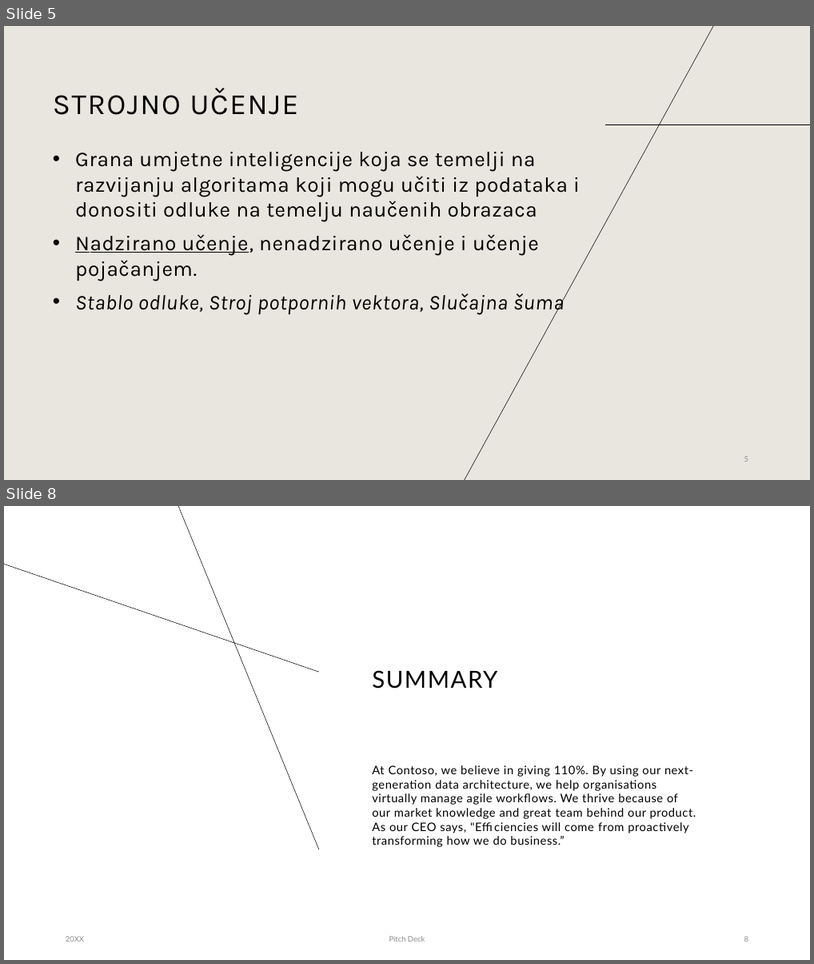
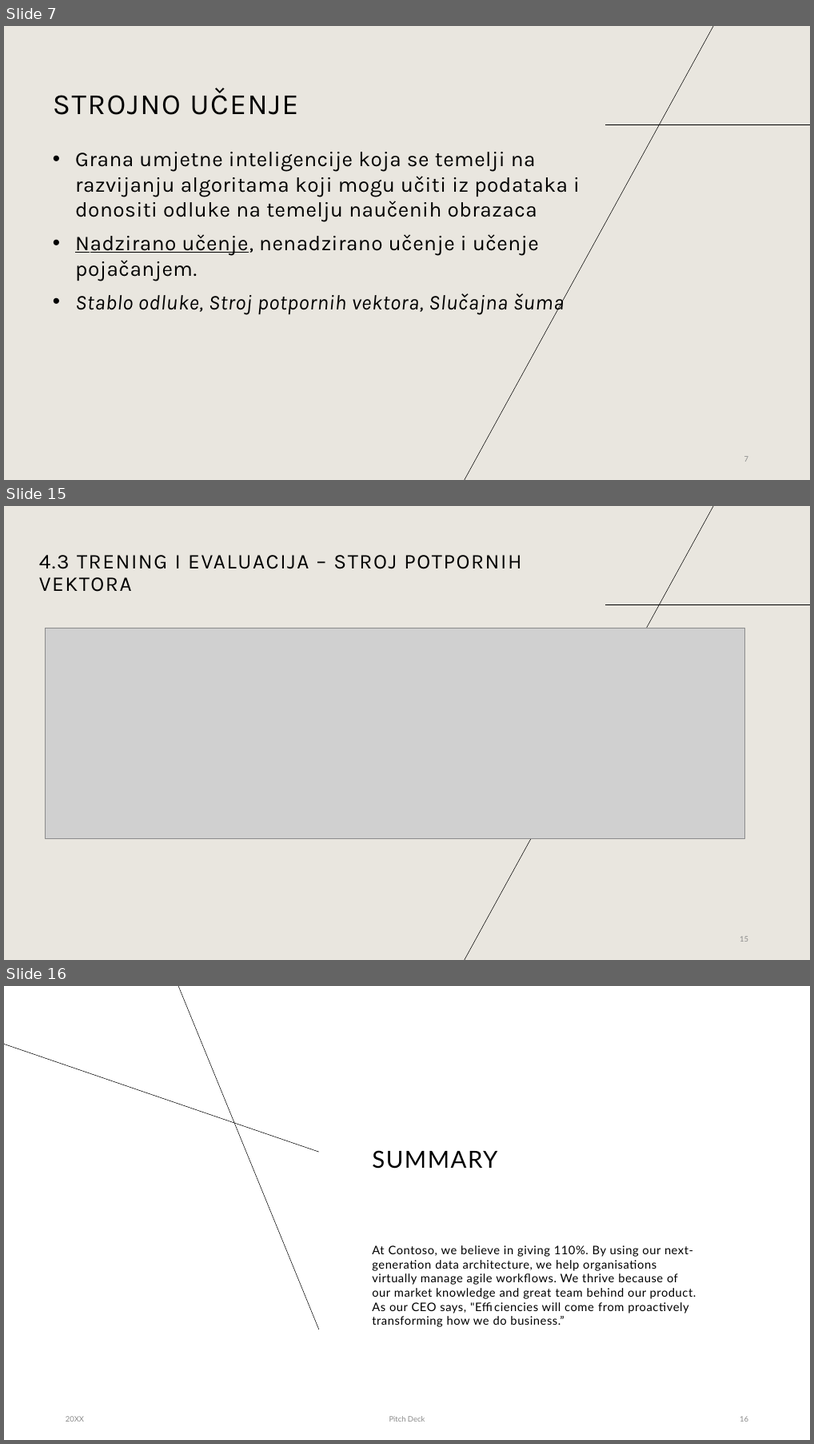
Before and after one commit to bpetra1/ML-Alzheimer-BrainMRI-Classification, a slide deck: prezentacija/ML_Alzheimer.pptx. Shown one above the other, each under a label of ours: slides 5 and 8 before the commit, slides 7, 15 and 16 after it; the slides between them are not shown. The pictures are 814x964 and 814x1444 pixels, drawn with LibreOffice and Linux fonts; fonts in the diff are those of the drawing; grey boxes stand for pictures. Boxes give left, top, right and bottom in pixels: in the first picture for what was removed or moved away, otherwise in the second. Text is boxed around its words. In the diff, an @@ line names an element or a change of style, - is before the commit and + after.

```diff
--- a/prezentacija/ML_Alzheimer.pptx
+++ b/prezentacija/ML_Alzheimer.pptx
@@ slide 15 added at (4, 506, 810, 960), background #E9E6DF; not listed: 2 template elements that a slide beside it also shows @@
@@ title added at (39, 555, 522, 592), 25 pt, text #000000 @@
+4.3 TRENING I EVALUACIJA – STROJ POTPORNIH VEKTORA
@@ picture added at (45, 628, 746, 838) @@
@@ page number added at (740, 936, 749, 941), 9 pt, text #8C8C8C @@
+15
@@ what was slide 5 is now slide 7 @@
@@ page number at (745, 456, 749, 461): text changed @@
-5
+7
@@ what was slide 8 is now slide 16 @@
@@ page number at (740, 1416, 749, 1421): text changed @@
-8
+16
```
Also in this commit, not shown: 1 slide changed, 8 other slides added, 1 slide removed, 1 other file.
